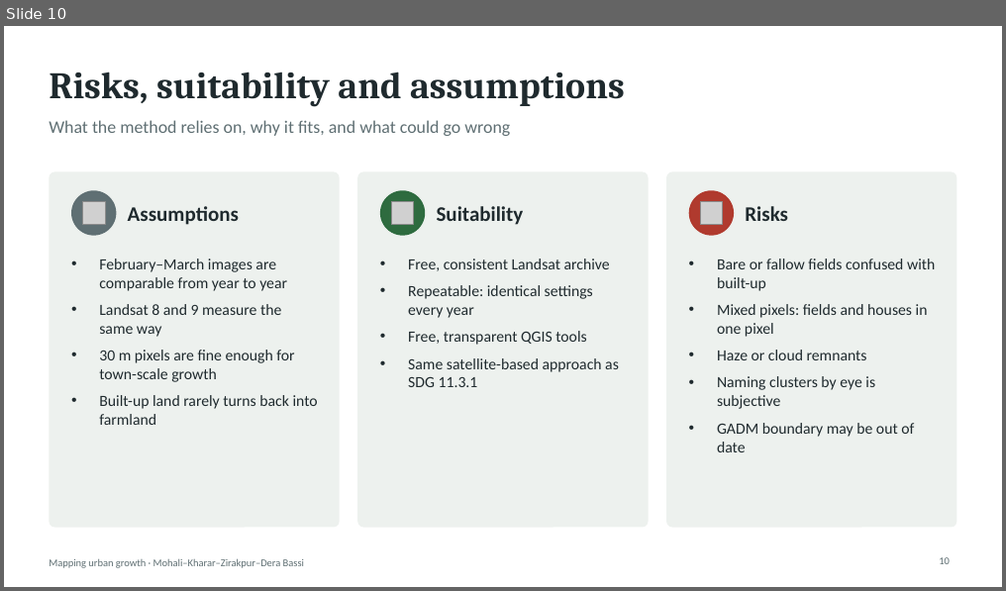
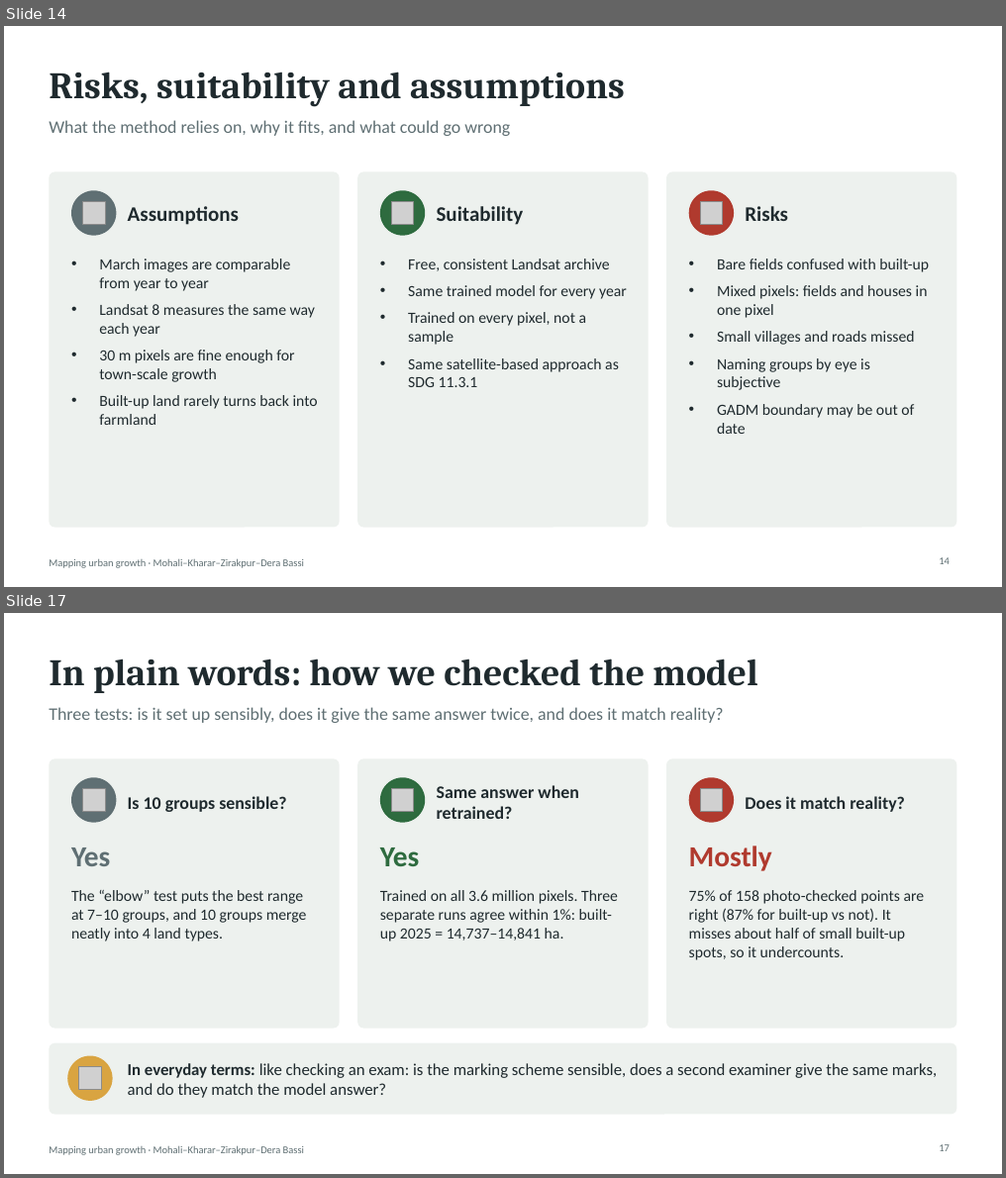
Before and after one commit to SharmaAbhimanyueco/Supriyaaanya, a slide deck: slides/Urban_Growth_Mohali_slides.pptx. Shown one above the other, each under a label of ours: slide 10 before the commit, slides 14 and 17 after it; the slides between them are not shown. The pictures are 1006x591 and 1006x1178 pixels, drawn with LibreOffice and Linux fonts; fonts in the diff are those of the drawing; grey boxes stand for pictures. Boxes give left, top, right and bottom in pixels: in the first picture for what was removed or moved away, otherwise in the second. Text is boxed around its words. In the diff, an @@ line names an element or a change of style, - is before the commit and + after.

```diff
--- a/slides/Urban_Growth_Mohali_slides.pptx
+++ b/slides/Urban_Growth_Mohali_slides.pptx
@@ slide 17 added at [4,613,1002,1174], background #FFFFFF; not listed: 1 template element that a slide beside it also shows @@
@@ title added at [49,659,757,693], 36 pt, text #1F2A2E, bold @@
+In plain words: how we checked the model
@@ text added at [49,707,724,723], 17 pt, text #5F6F73 @@
+Three tests: is it set up sensibly, does it give the same answer twice, and does it match reality?
@@ rounded rectangle added at [49,759,340,1029], fill #EDF1EE @@
@@ rounded rectangle added at [357,759,648,1029], fill #EDF1EE @@
@@ rounded rectangle added at [666,759,957,1029], fill #EDF1EE @@
@@ ellipse added at [71,777,116,823], fill #5F6F73 @@
@@ picture added at [82,789,105,811] @@
@@ ellipse added at [380,777,426,823], fill #2E6B3F @@
@@ picture added at [391,789,414,811] @@
@@ text added at [437,785,578,819], 17 pt, text #1F2A2E, bold @@
+Same answer when retrained?
@@ ellipse added at [689,777,734,823], fill #B03A2E @@
@@ picture added at [700,789,723,811] @@
@@ text added at [128,796,286,812], 17 pt, text #1F2A2E, bold @@
+Is 10 groups sensible?
@@ text added at [745,796,905,812], 17 pt, text #1F2A2E, bold @@
+Does it match reality?
@@ text added at [71,848,110,866], 28 pt, text #5F6F73, bold @@
+Yes
@@ text added at [380,848,419,866], 28 pt, text #2E6B3F, bold @@
+Yes
@@ text added at [689,846,772,871], 28 pt, text #B03A2E, bold @@
+Mostly
@@ text added at [71,890,307,942], 15 pt, text #1F2A2E @@
+The “elbow” test puts the best range at 7–10 groups, and 10 groups merge neatly into 4 land types.
@@ text added at [380,890,618,942], 15 pt, text #1F2A2E @@
+Trained on all 3.6 million pixels. Three separate runs agree within 1%: built-up 2025 = 14,737–14,841 ha.
@@ text added at [689,890,925,960], 15 pt, text #1F2A2E @@
+75% of 158 photo-checked points are right (87% for built-up vs not). It misses about half of small built-up spots, so it undercounts.
@@ rounded rectangle added at [49,1044,957,1115], fill #EDF1EE @@
@@ ellipse added at [67,1057,113,1101], fill #D9A441 @@
@@ picture added at [79,1067,101,1090] @@
@@ text added at [128,1063,937,1098], 16 pt, text #1F2A2E @@
+In everyday terms: like checking an exam: is the marking scheme sensible, does a second examiner give the same marks, and do they match the model answer?
@@ page number added at [939,1145,949,1152], 10 pt, text #5F6F73 @@
+17
@@ what was slide 10 is now slide 14 @@
@@ slide 14 changed as well @@
@@ text at [717,259,929,273]: text changed @@
-• Bare or fallow fields confused with built-up
+• Bare fields confused with built-up
@@ text at [408,285,627,345]: text changed @@
-• Repeatable: identical settings every year
-• Free, transparent QGIS tools
+• Same trained model for every year
+• Trained on every pixel, not a sample
@@ text at [99,304,315,337]: text changed @@
-• February–March images are comparable from year to year
-• Landsat 8 and 9 measure the same way
+• March images are comparable from year to year
+• Landsat 8 measures the same way each year
@@ text at [717,331,915,390]: text changed @@
-• Haze or cloud remnants
-• Naming clusters by eye is subjective
+• Small villages and roads missed
+• Naming groups by eye is subjective
```
Also in this commit, not shown: 13 other slides changed, 7 other slides added, 1 slide removed, 37 other files.
